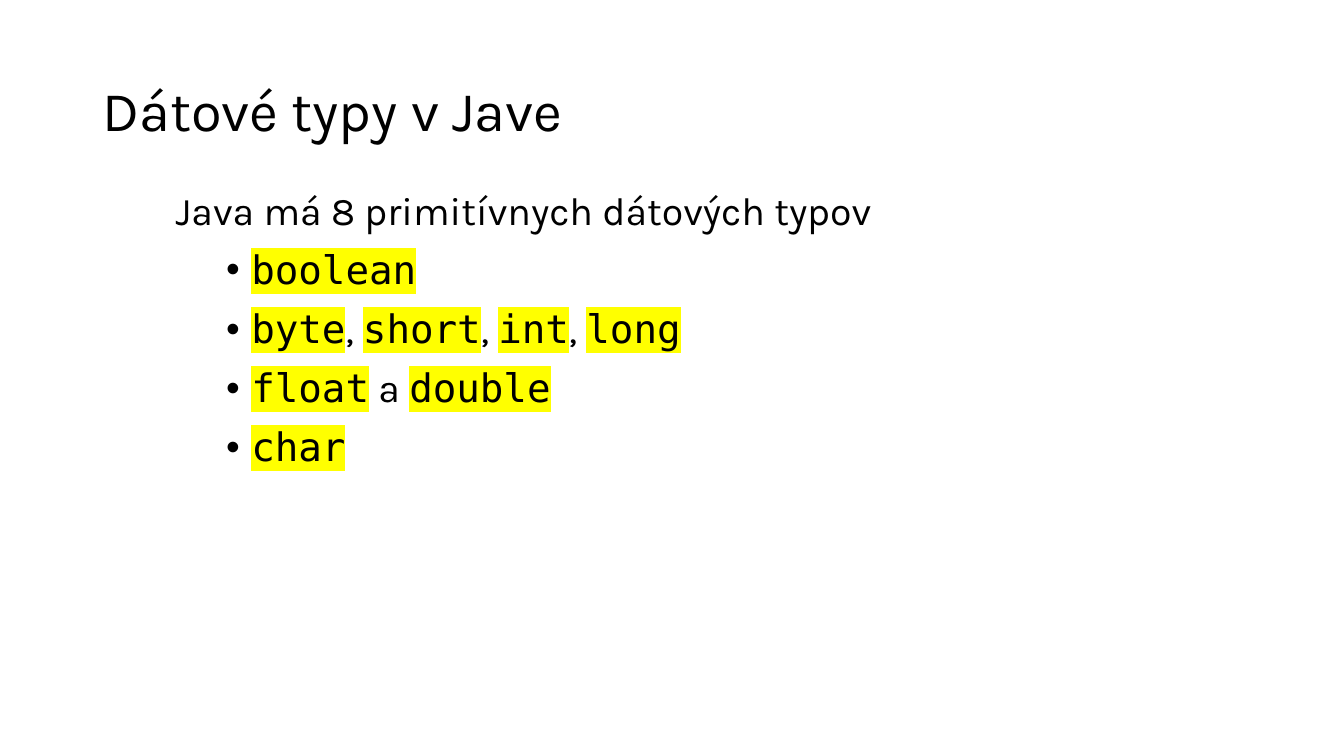
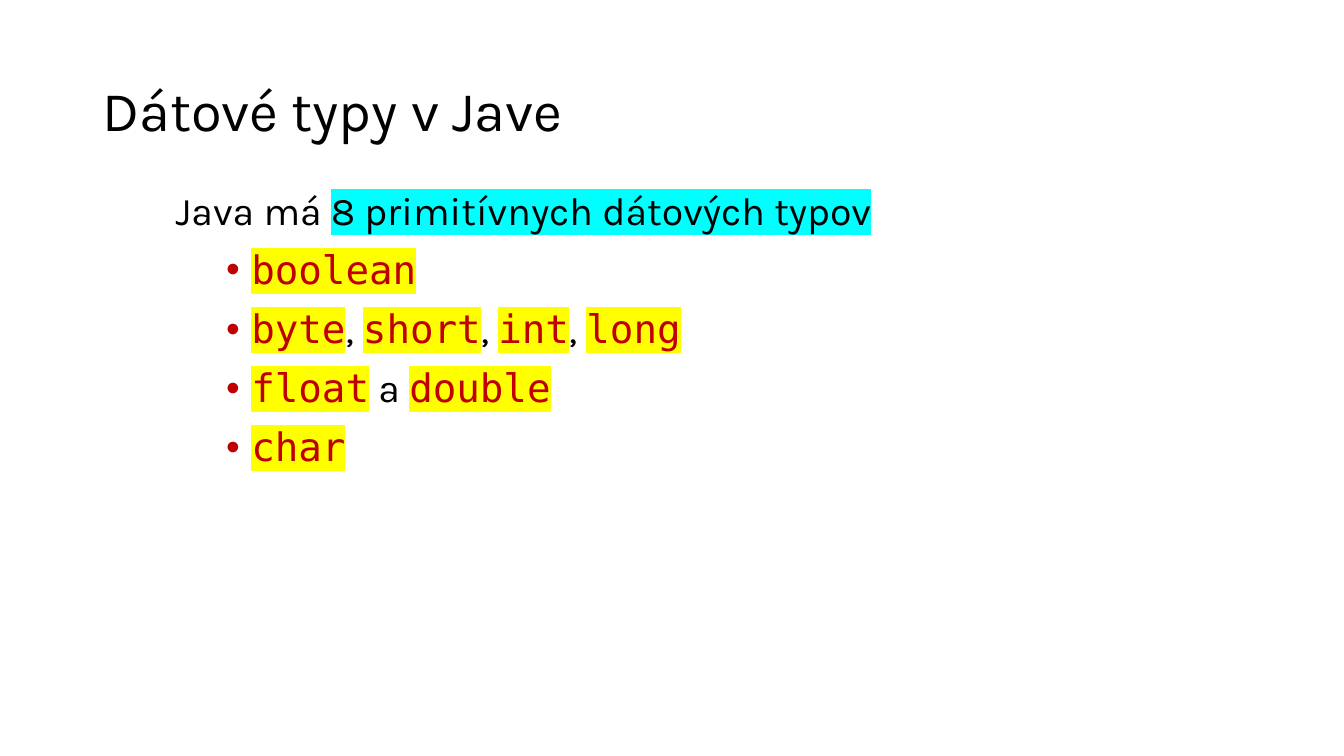
Before and after one commit to wagjo/oop, a slide deck: slide 5 of prezentacie/t02w.pptx. Drawn at 1344x756 pixels with LibreOffice and Linux fonts; fonts in the diff are those of the drawing. Boxes give left, top, right and bottom in pixels: in the first picture for what was removed or moved away, otherwise in the second. Text is boxed around its words. In the diff, an @@ line names an element or a change of style, - is before the commit and + after.

```diff
--- a/prezentacie/t02w.pptx
+++ b/prezentacie/t02w.pptx
@@ text "Java má 8 primitívnych dátových ..." at bbox=[176, 195, 871, 462]: highlight none to #00FFFF in "8 primitívnych dátových typov"; text colour #000000 to #C00000 in "boolean", "byte, short, int, long", "float double", "char" @@
```
Also in this commit, not shown: 6 other slides changed, 3 other files.
